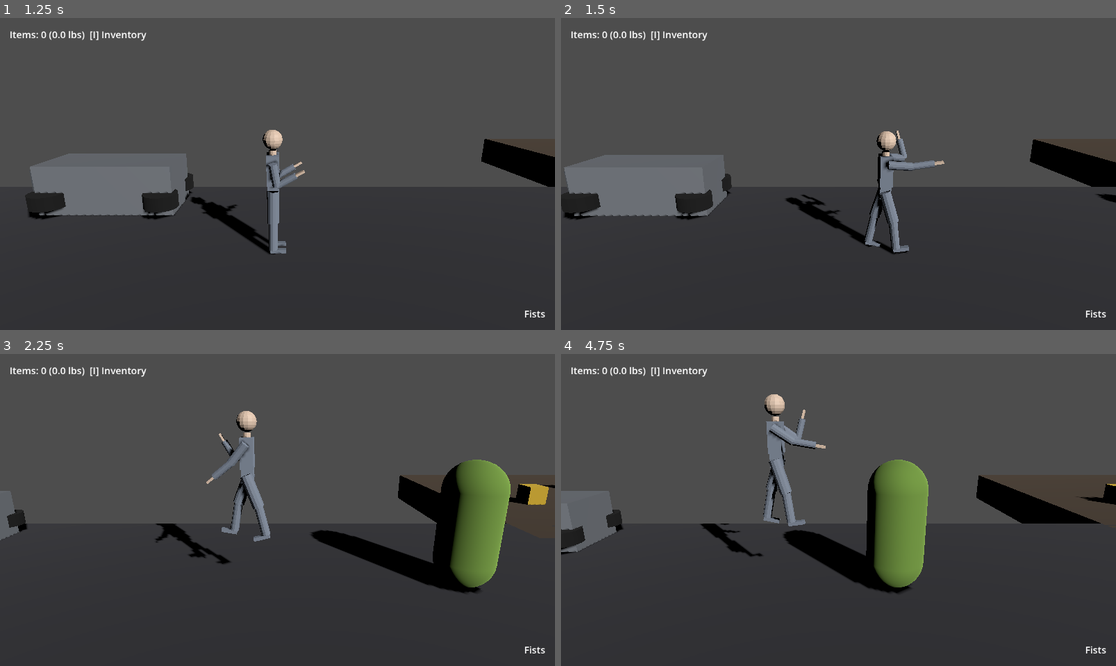
Above: before the commit, frames 1-4 (two rows, left to right).
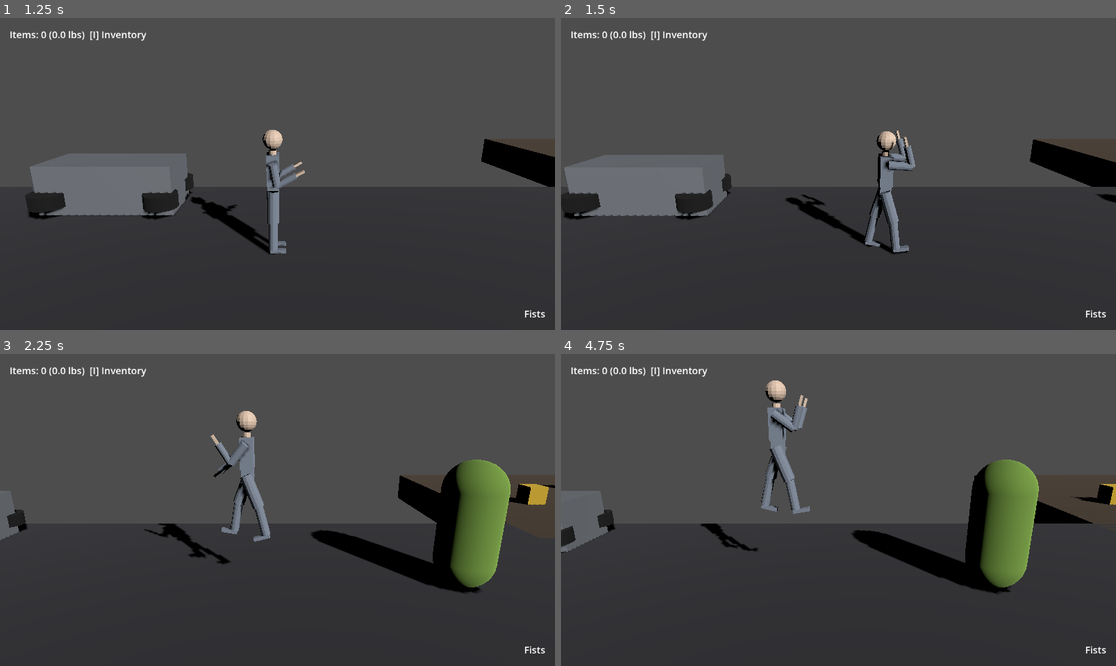
Above: after the commit, the same moments.

Repository: Natkiio/union-city-3d-remake
Game: Godot game, scene res://scenes/ui/main_menu.tscn
The game is run twice, just before and just after one commit, with the same random seed, the same clock (stepped at 60 frames per second) and the same inputs.
Inputs (mouse positions are in pixels of both pictures, inside the frame that each line leads up to):
- Up to frame 1 (1.25 s): click "Start" at 0.5 s
- Up to frame 2 (1.5 s): tap Enter at 1.25 s; move the mouse to (960, 158) at 1.27 s; hold D (move_right) from 1.28 s (still down); tap Space (shove, bound only after the commit) at 1.35 s
- Up to frame 3 (2.25 s): tap W (jump) at 1.52 s; move the mouse to (166, 525) at 2.02 s; release D (move_right) at 2.03 s; hold A (move_left) from 2.03 s (still down); click (166, 525) at 2.1 s
- Up to frame 4 (4.75 s): tap W (jump) at 2.27, 3.77, 4.52 s; tap Space (shove, bound only after the commit) every 0.75 s from 2.3 to 4.55 s; move the mouse to (894, 441) at 2.77 s; release A (move_left) at 2.78 s; hold D (move_right) 2.78-4.28 s; tap 1 (equip_fists) at 2.85 s; move the mouse to (810, 572) at 3.52 s; tap 2 (equip_gun) at 3.6 s; move the mouse to (1005, 556) at 4.27 s; hold A (move_left) from 4.28 s (still down); tap E (interact) at 4.35 s

Frame 1 is identical in both runs. In frame 2, 0.2% of the frame differs, in the area x 47-70%, y 38-63%; in frame 3, 0.3%; in frame 4, 13%, in the area x 0-100%, y 8-77%.

Commit message:
Add shove, zombie stagger, bite windup and hit feedback
Space is now a separate 'shove' action (attack is left mouse only).
Shove: 1 damage, 1.6u reach, 0.6s cooldown, always staggers (2.0u).
Punches stagger 0.8u. Zombies are pushed along X over 0.25s, can't chase
or bite while staggered, and wait 0.4s before a bite lands (stagger
cancels it). Hit flash (0.1s) on the zombie, 3-frame hit-stop on player hits.

Headless harness (throwaway, not committed): 17/17 PASS - shove staggers
away without moving toward the player, cooldown blocks a second shove,
Space shoves without punching or firing, LMB still punches/fires, punch
staggers, bite not instant, bite lands after windup, stagger cancels
windup bite, death screen still triggers.

Diff:
--- a/project.godot
+++ b/project.godot
@@ -42,8 +42,12 @@
 }
 attack={
 "deadzone": 0.5,
+"events": [Object(InputEventMouseButton,"resource_local_to_scene":false,"resource_name":"","device":-1,"window_id":0,"alt_pressed":false,"shift_pressed":false,"ctrl_pressed":false,"meta_pressed":false,"button_mask":1,"position":Vector2(0, 0),"global_position":Vector2(0, 0),"factor":1.0,"button_index":1,"canceled":false,"pressed":true,"double_click":false,"script":null)
+]
+}
+shove={
+"deadzone": 0.5,
 "events": [Object(InputEventKey,"resource_local_to_scene":false,"resource_name":"","device":16,"window_id":0,"alt_press …(189 unchanged characters)…
-, Object(InputEventMouseButton,"resource_local_to_scene":false,"resource_name":"","device":-1,"window_id":0,"alt_pressed":false,"shift_pressed":false,"ctrl_pressed":false,"meta_pressed":false,"button_mask":1,"position":Vector2(0, 0),"global_position":Vector2(0, 0),"factor":1.0,"button_index":1,"canceled":false,"pressed":true,"double_click":false,"script":null)
 ]
 }
 interact={
--- a/scripts/player.gd
+++ b/scripts/player.gd
@@ -24,12 +24,24 @@
 const GUARD_FOREARM_BEND_DEG: float = 110.0
 const PUNCH_DURATION: float = 0.3
 
+## Stagger pushes in world units (the spec's 30 + damage + strength + fitness/5
+## px needs stats we don't have yet). Shove always staggers, for 1 damage.
+const SHOVE_KNOCKBACK: float = 2.0
+const PUNCH_KNOCKBACK: float = 0.8
+const SHOVE_DAMAGE: float = 1.0
+## Horizontal reach in front of the player; the hand hitbox is too pose-dependent.
+const SHOVE_RANGE: float = 1.6
+const SHOVE_COOLDOWN_TIME: float = 0.6
+const HIT_STOP_FRAMES: int = 3
+
 ## Half-angle of the scatter for shotgun pellets (verify against the original).
 const PELLET_SPREAD_RAD: float = 0.12
 
 var health: float = MAX_HEALTH
 var is_dead: bool = false
 var attack_cooldown: float = 0.0
+var shove_cooldown: float = 0.0
+var _hit_stopping: bool = false
 ## Firearm state. Cleared whenever the equipped gun changes.
 var reloading: bool = false
 var reload_timer: float = 0.0
@@ -114,6 +126,9 @@
 			anim_player.play(desired)
 
 	attack_cooldown = max(0.0, attack_cooldown - delta)
+	shove_cooldown = max(0.0, shove_cooldown - delta)
+	if Input.is_action_just_pressed("shove") and shove_cooldown <= 0.0:
+		_shove()
 	if Input.is_action_just_pressed("equip_fists"):
 		_set_equipped("fist")
 		print("[Player] equipped fists")
@@ -332,13 +347,44 @@
 	return Inventory.items.get(gun.ammo_item_name(), {}).get("count", 0)
 
 
+## Short-range push with no weapon needed: 1 damage, always staggers.
+func _shove() -> void:
+	shove_cooldown = SHOVE_COOLDOWN_TIME
+	print("[Player] shoved")
+	var targets: Array[Node3D] = []
+	for node in get_parent().get_children():
+		var dx: float = node.global_position.x - global_position.x if node is Node3D else INF
+		if node != self and node.has_method("apply_stagger") and dx * facing_dir > 0.0 and absf(dx) <= SHOVE_RANGE:
+			targets.append(node)
+	_hit_targets(targets, SHOVE_DAMAGE, SHOVE_KNOCKBACK)
+
+
 func _apply_punch_damage() -> void:
 	var area := attack_area_r if punch_side == "R" else attack_area_l
-	for body in area.get_overlapping_bodies():
+	_hit_targets(area.get_overlapping_bodies(), ATTACK_DAMAGE, PUNCH_KNOCKBACK)
+
+
+func _hit_targets(bodies: Array, damage: float, knockback: float) -> void:
+	for body in bodies:
 		if body == self:
 			continue # the hitbox sits on our own hand; never hit ourselves
 		if body.has_method("take_damage"):
-			body.take_damage(ATTACK_DAMAGE)
+			body.take_damage(damage)
+			if body.has_method("apply_stagger") and is_instance_valid(body):
+				body.apply_stagger(sign(body.global_position.x - global_position.x), knockback)
+			_hit_stop()
+
+
+## Freezes the game for HIT_STOP_FRAMES rendered frames to sell the hit.
+func _hit_stop() -> void:
+	if _hit_stopping:
+		return
+	_hit_stopping = true
+	Engine.time_scale = 0.0
+	for i in HIT_STOP_FRAMES:
+		await get_tree().process_frame
+	Engine.time_scale = 1.0
+	_hit_stopping = false
 
 
 func take_damage(amount: float) -> void:
--- a/scripts/zombie.gd
+++ b/scripts/zombie.gd
@@ -5,14 +5,27 @@
 const BITE_DAMAGE: float = 10.0
 const BITE_COOLDOWN_TIME: float = 1.0
 const MAX_HEALTH: float = 50.0
+## Seconds between reaching bite range and the bite landing; a stagger cancels it.
+const BITE_WINDUP_TIME: float = 0.4
+const STAGGER_TIME: float = 0.25
+const HIT_FLASH_TIME: float = 0.1
 
 var health: float = MAX_HEALTH
 var bite_cooldown: float = 0.0
 var player: Node3D = null
+var stagger_timer: float = 0.0
+var stagger_speed: float = 0.0
+var windup_timer: float = -1.0
+var flash_timer: float = 0.0
 
 @onready var bite_area: Area3D = $BiteArea
+@onready var mesh: MeshInstance3D = $MeshInstance3D
+
+var _flash_material := StandardMaterial3D.new()
 
 func _ready() -> void:
+	_flash_material.albedo_color = Color.WHITE
+	_flash_material.shading_mode = BaseMaterial3D.SHADING_MODE_UNSHADED
 	player = get_tree().get_first_node_in_group("player")
 
 func _physics_process(delta: float) -> void:
@@ -22,23 +35,55 @@
 		player = get_tree().get_first_node_in_group("player")
 		return
 
+	if flash_timer > 0.0:
+		flash_timer -= delta
+		if flash_timer <= 0.0:
+			mesh.material_override = null
+
 	var dir: float = sign(player.global_position.x - global_position.x)
 	velocity.x = dir * SPEED
+	if stagger_timer > 0.0:
+		stagger_timer -= delta
+		velocity.x = stagger_speed
 	velocity.z = 0.0
 	if not is_on_floor():
 		velocity.y -= 20.0 * delta
 	move_and_slide()
 
 	bite_cooldown = max(0.0, bite_cooldown - delta)
+	if stagger_timer > 0.0:
+		windup_timer = -1.0
+		return
 	if bite_cooldown <= 0.0:
+		var in_range := false
 		for body in bite_area.get_overlapping_bodies():
 			if body.is_in_group("player") and body.has_method("take_damage"):
-				body.take_damage(BITE_DAMAGE)
-				bite_cooldown = BITE_COOLDOWN_TIME
+				in_range = true
+				if windup_timer < 0.0:
+					windup_timer = BITE_WINDUP_TIME
+				elif windup_timer - delta <= 0.0:
+					body.take_damage(BITE_DAMAGE)
+					bite_cooldown = BITE_COOLDOWN_TIME
+					windup_timer = -1.0
+				else:
+					windup_timer -= delta
+		if not in_range:
+			windup_timer = -1.0
+
+
+## Pushes the zombie `distance` world units along X in `direction` (+1/-1)
+## over STAGGER_TIME. It can't chase or bite meanwhile, and a bite
+## windup in progress is cancelled.
+func apply_stagger(direction: float, distance: float) -> void:
+	stagger_timer = STAGGER_TIME
+	stagger_speed = sign(direction) * distance / STAGGER_TIME
+	windup_timer = -1.0
 
 
 func take_damage(amount: float) -> void:
 	health = max(0.0, health - amount)
+	mesh.material_override = _flash_material
+	flash_timer = HIT_FLASH_TIME
 	print("[Zombie] took %.1f damage, health now %.1f" % [amount, health])
 	if health <= 0.0:
 		print("[Zombie] down")
